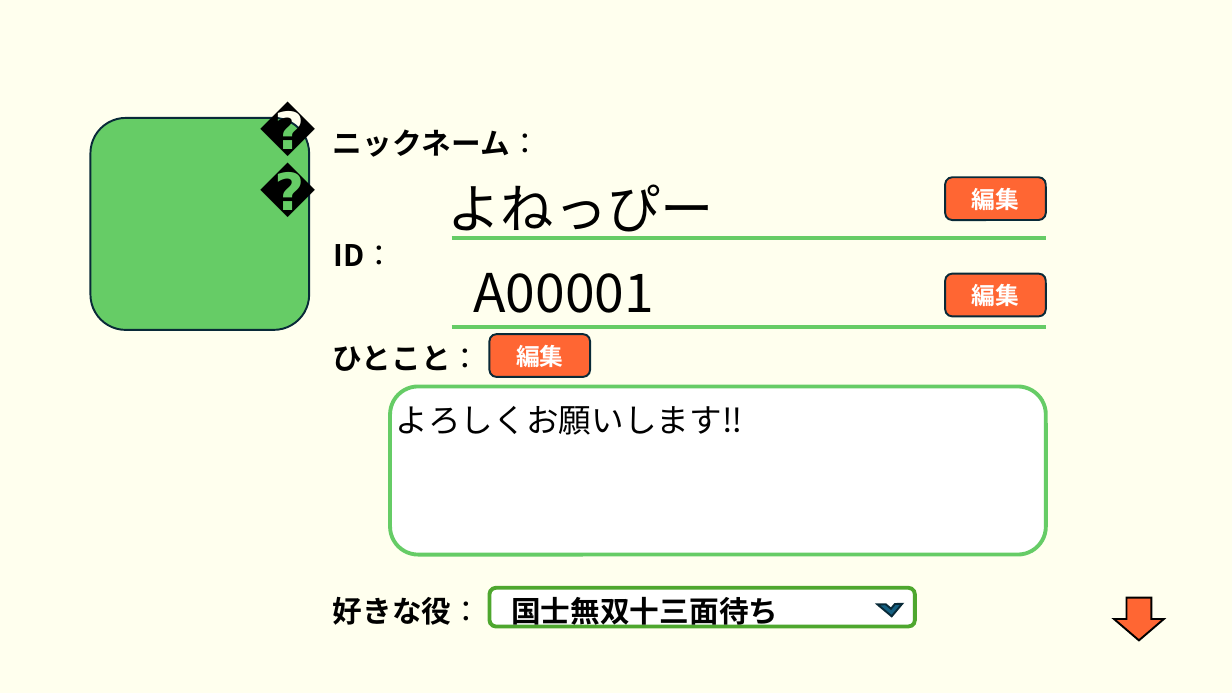
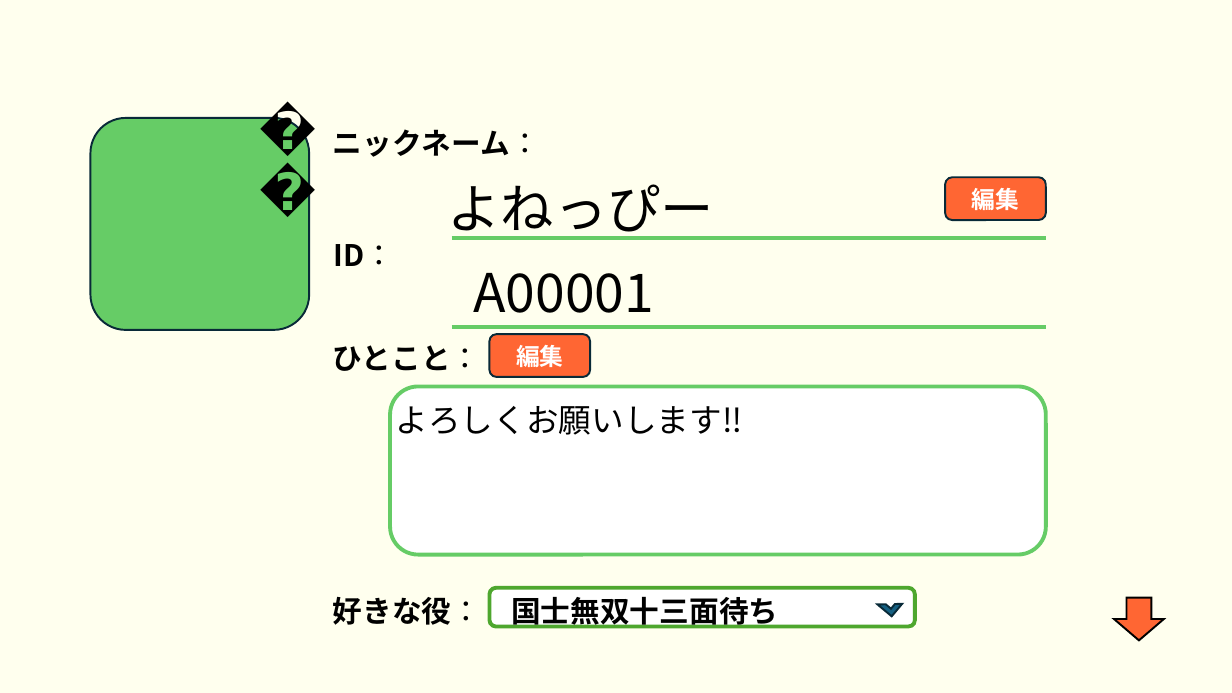
Before and after one commit to plusdojo2024/B5, a slide deck: slide 20 of doc/02_外部設計/外部設計_麻雀アプリ.pptx (slide 17 before the commit). Drawn at 1232x693 pixels with LibreOffice and Linux fonts; fonts in the diff are those of the drawing. Boxes give left, top, right and bottom in pixels: in the first picture for what was removed or moved away, otherwise in the second. Text is boxed around its words. In the diff, an @@ line names an element or a change of style, - is before the commit and + after.

```diff
--- a/doc/02_外部設計/外部設計_麻雀アプリ.pptx
+++ b/doc/02_外部設計/外部設計_麻雀アプリ.pptx
@@ rounded rectangle removed at (945,274,1046,316) @@
-編集
```
Also in this commit, not shown: 4 other slides changed, 3 slides added, 1 slide removed, 2 other files.
